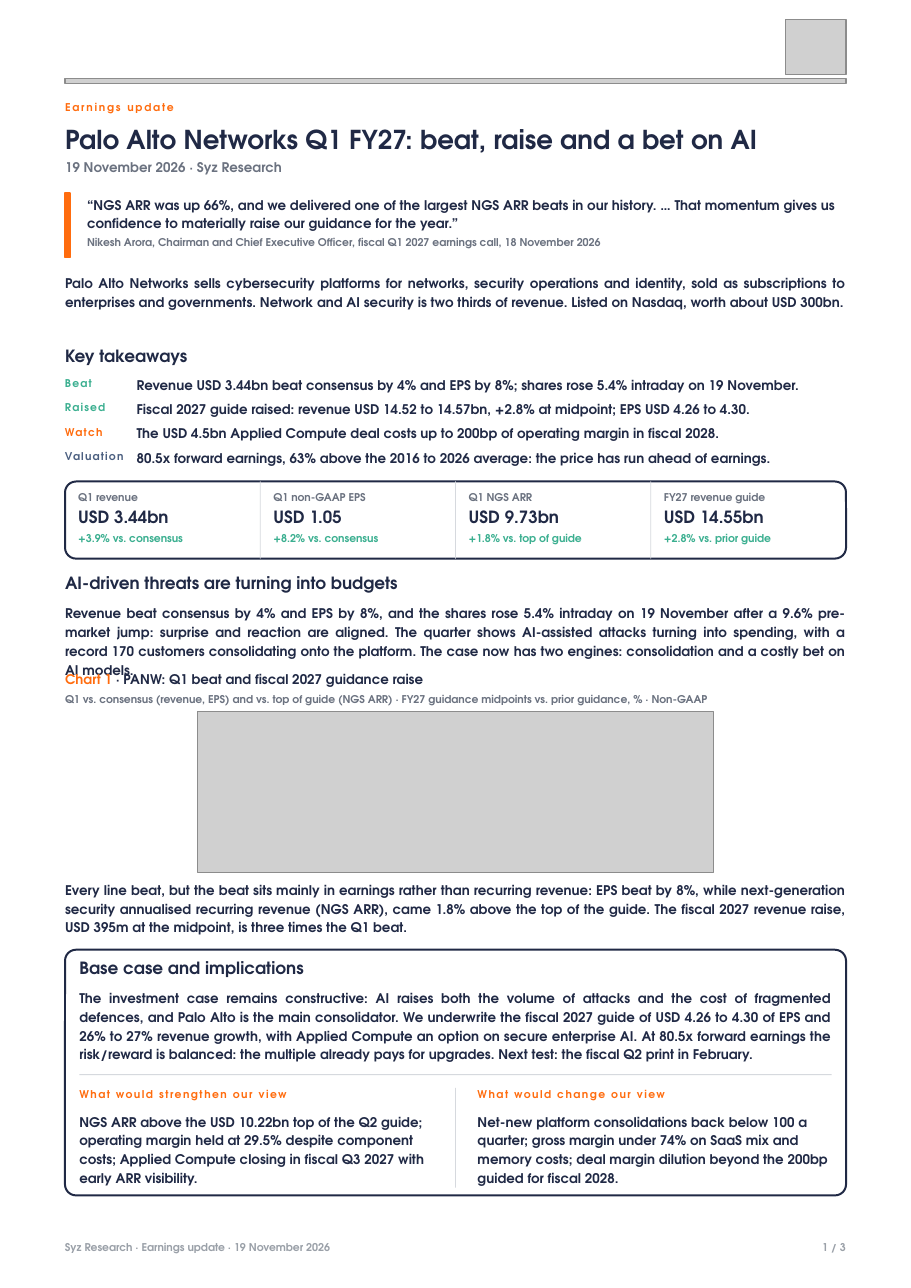
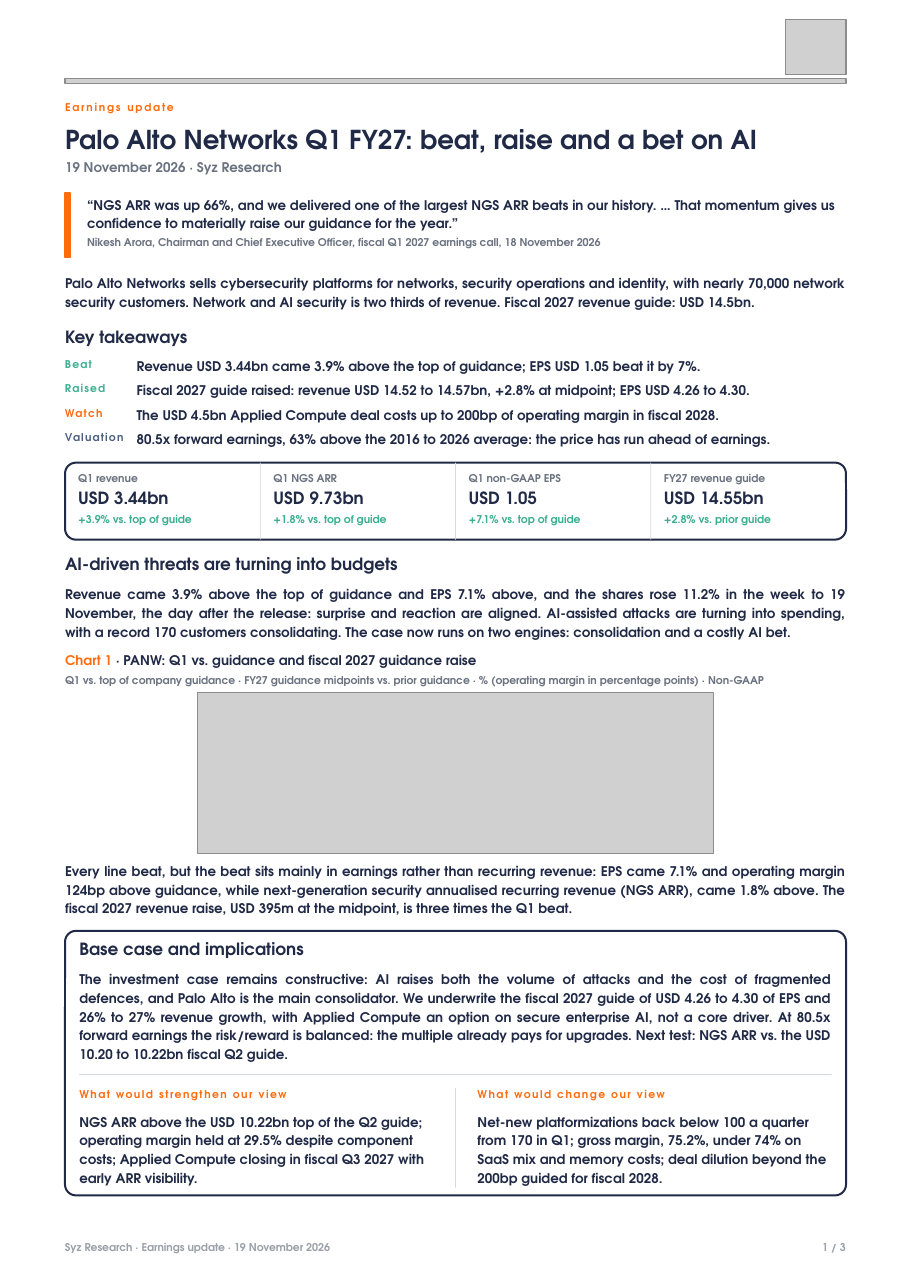
Before and after one commit to jb-db05/syz-earnings, a slide deck: slide 1 of deliverables/PANW_Q1FY2027/Earnings_Update_PANW_Q1FY2027.pptx. Drawn at 911x1288 pixels with LibreOffice and Linux fonts; fonts in the diff are those of the drawing; grey boxes stand for pictures. Boxes give left, top, right and bottom in pixels: in the first picture for what was removed or moved away, otherwise in the second. Text is boxed around its words. In the diff, an @@ line names an element or a change of style, - is before the commit and + after.

```diff
--- a/deliverables/PANW_Q1FY2027/Earnings_Update_PANW_Q1FY2027.pptx
+++ b/deliverables/PANW_Q1FY2027/Earnings_Update_PANW_Q1FY2027.pptx
@@ text at box(65, 277, 844, 310): text changed @@
-Palo Alto Networks sells cybersecurity platforms for networks, security operations and identity, sold as subscriptions to enterprises and governments. Network and AI security is two thirds of revenue. Listed on Nasdaq, worth about USD 300bn.
+Palo Alto Networks sells cybersecurity platforms for networks, security operations and identity, with nearly 70,000 network security customers. Network and AI security is two thirds of revenue. Fiscal 2027 revenue guide: USD 14.5bn.
@@ text at box(137, 360, 701, 374): text changed @@
-Revenue USD 3.44bn beat consensus by 4% and EPS by 8%; shares rose 5.4% intraday on 19 November.
+Revenue USD 3.44bn came 3.9% above the top of guidance; EPS USD 1.05 beat it by 7%.
@@ text at box(273, 474, 337, 482): text changed @@
-Q1 non-GAAP EPS
+Q1 NGS ARR
@@ text at box(469, 474, 561, 482): text changed @@
-Q1 NGS ARR
+Q1 non-GAAP EPS
@@ text at box(273, 491, 364, 504): text changed @@
-USD 1.05
+USD 9.73bn
@@ text at box(469, 491, 537, 504): text changed @@
-USD 9.73bn
+USD 1.05
@@ text at box(78, 514, 192, 526): text changed @@
-+3.9% vs. consensus
++3.9% vs. top of guide
@@ text at box(273, 514, 387, 526): text changed @@
-+8.2% vs. consensus
++1.8% vs. top of guide
@@ text at box(469, 514, 581, 526): text changed @@
-+1.8% vs. top of guide
++7.1% vs. top of guide
@@ text at box(65, 588, 845, 640): text changed @@
-Revenue beat consensus by 4% and EPS by 8%, and the shares rose 5.4% intraday on 19 November after a 9.6% pre-market jump: surprise and reaction are aligned. The quarter shows AI-assisted attacks turning into spending, with a record 170 customers consolidating onto the platform. The case now has two engines: consolidation and a costly bet on AI models.
+Revenue came 3.9% above the top of guidance and EPS 7.1% above, and the shares rose 11.2% in the week to 19 November, the day after the release: surprise and reaction are aligned. AI-assisted attacks are turning into spending, with a record 170 customers consolidating. The case now runs on two engines: consolidation and a costly AI bet.
@@ text at box(65, 654, 476, 668): text changed @@
-Chart 1 · PANW: Q1 beat and fiscal 2027 guidance raise
+Chart 1 · PANW: Q1 vs. guidance and fiscal 2027 guidance raise
@@ text at box(65, 676, 764, 687): text changed @@
-Q1 vs. consensus (revenue, EPS) and vs. top of guide (NGS ARR) · FY27 guidance midpoints vs. prior guidance, % · Non-GAAP
+Q1 vs. top of company guidance · FY27 guidance midpoints vs. prior guidance · % (operating margin in percentage points) · Non-GAAP
@@ 15 texts, 3 lines, 1 rounded rectangle, 1 picture: place and size @@
-15 texts, 3 lines, 1 rounded rectangle, 1 picture at box(65, 349, 846, 977)
+15 texts, 3 lines, 1 rounded rectangle, 1 picture at box(65, 330, 846, 958)
@@ text at box(65, 865, 845, 916): text changed @@
-Every line beat, but the beat sits mainly in earnings rather than recurring revenue: EPS beat by 8%, while next-generation security annualised recurring revenue (NGS ARR), came 1.8% above the top of the guide. The fiscal 2027 revenue raise, USD 395m at the midpoint, is three times the Q1 beat.
+Every line beat, but the beat sits mainly in earnings rather than recurring revenue: EPS came 7.1% and operating margin 124bp above guidance, while next-generation security annualised recurring revenue (NGS ARR), came 1.8% above. The fiscal 2027 revenue raise, USD 395m at the midpoint, is three times the Q1 beat.
@@ rounded rectangle: place and size @@
-rounded rectangle at box(65, 950, 846, 1195)
+rounded rectangle at box(65, 931, 846, 1195)
@@ rounded rectangle at box(65, 931, 846, 1195): proportions changed @@
@@ text at box(79, 973, 831, 1062): text changed @@
-The investment case remains constructive: AI raises both the volume of attacks and the cost of fragmented defences, and Palo Alto is the main consolidator. We underwrite the fiscal 2027 guide of USD 4.26 to 4.30 of EPS and 26% to 27% revenue growth, with Applied Compute an option on secure enterprise AI. At 80.5x forward earnings the risk/reward is balanced: the multiple already pays for upgrades. Next test: the fiscal Q2 print in February.
+The investment case remains constructive: AI raises both the volume of attacks and the cost of fragmented defences, and Palo Alto is the main consolidator. We underwrite the fiscal 2027 guide of USD 4.26 to 4.30 of EPS and 26% to 27% revenue growth, with Applied Compute an option on secure enterprise AI, not a core driver. At 80.5x forward earnings the risk/reward is balanced: the multiple already pays for upgrades. Next test: NGS ARR vs. the USD 10.20 to 10.22bn fiscal Q2 guide.
@@ text at box(477, 1116, 827, 1186): text changed @@
-Net-new platform consolidations back below 100 a quarter; gross margin under 74% on SaaS mix and memory costs; deal margin dilution beyond the 200bp guided for fiscal 2028.
+Net-new platformizations back below 100 a quarter from 170 in Q1; gross margin, 75.2%, under 74% on SaaS mix and memory costs; deal dilution beyond the 200bp guided for fiscal 2028.
```
Also in this commit, not shown: 2 other slides changed, 6 other files.
